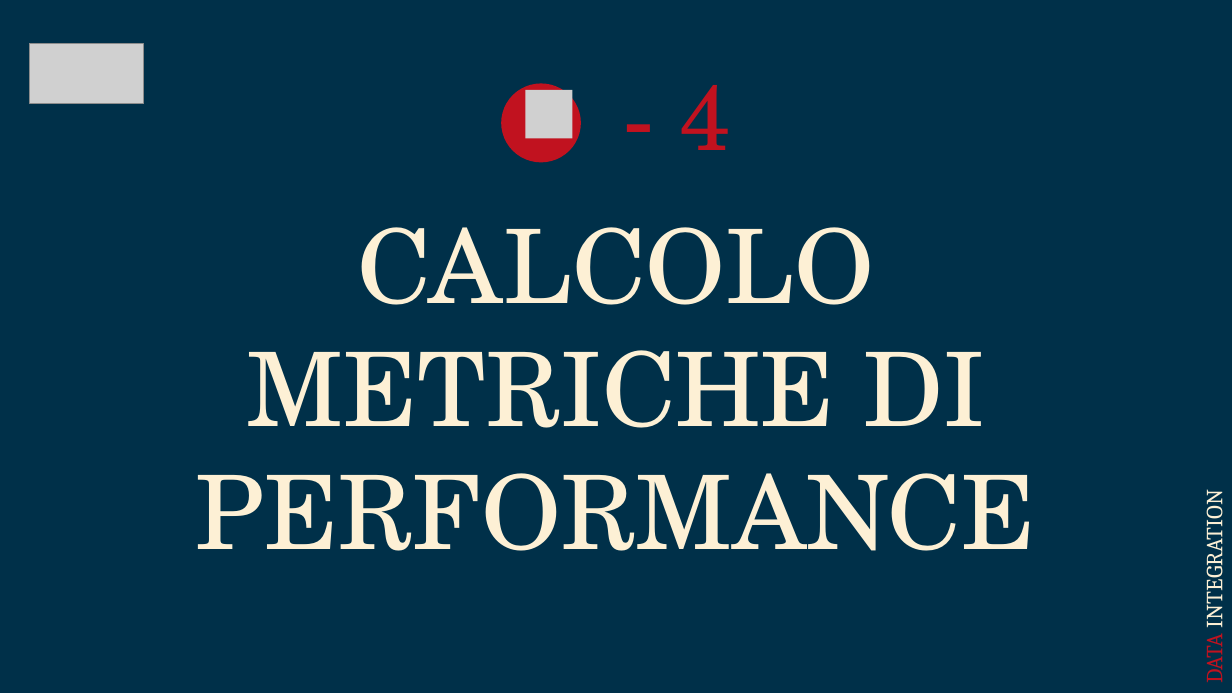
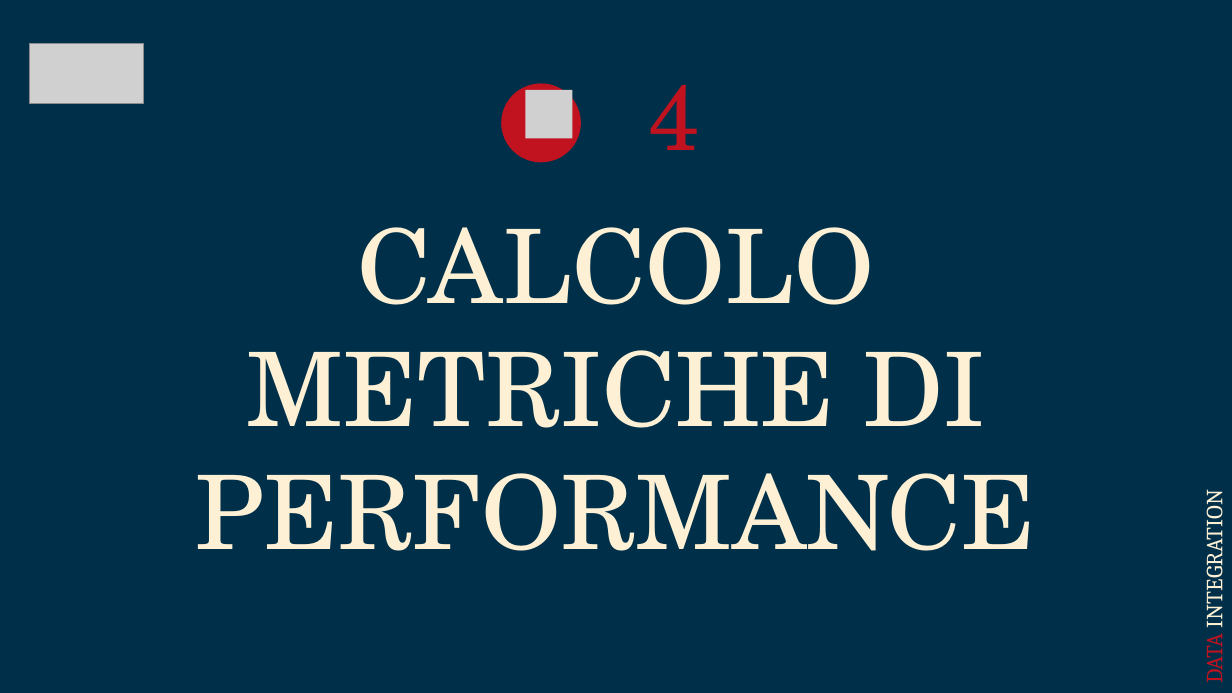
Before and after one commit to AntonioSouls/IDD_HOMEWORK5_Data-Integration, a slide deck: slide 25 of Data Integration Presentazione.pptx (slide 22 before the commit). Drawn at 1232x693 pixels with LibreOffice and Linux fonts; fonts in the diff are those of the drawing; grey boxes stand for pictures. Boxes give left, top, right and bottom in pixels: in the first picture for what was removed or moved away, otherwise in the second. Text is boxed around its words. In the diff, an @@ line names an element or a change of style, - is before the commit and + after.

```diff
--- a/Data Integration Presentazione.pptx
+++ b/Data Integration Presentazione.pptx
@@ text at (649,85,700,150): text changed @@
-- 4
+4
```
Also in this commit, not shown: 12 other slides changed, 5 slides added, 2 slides removed.
